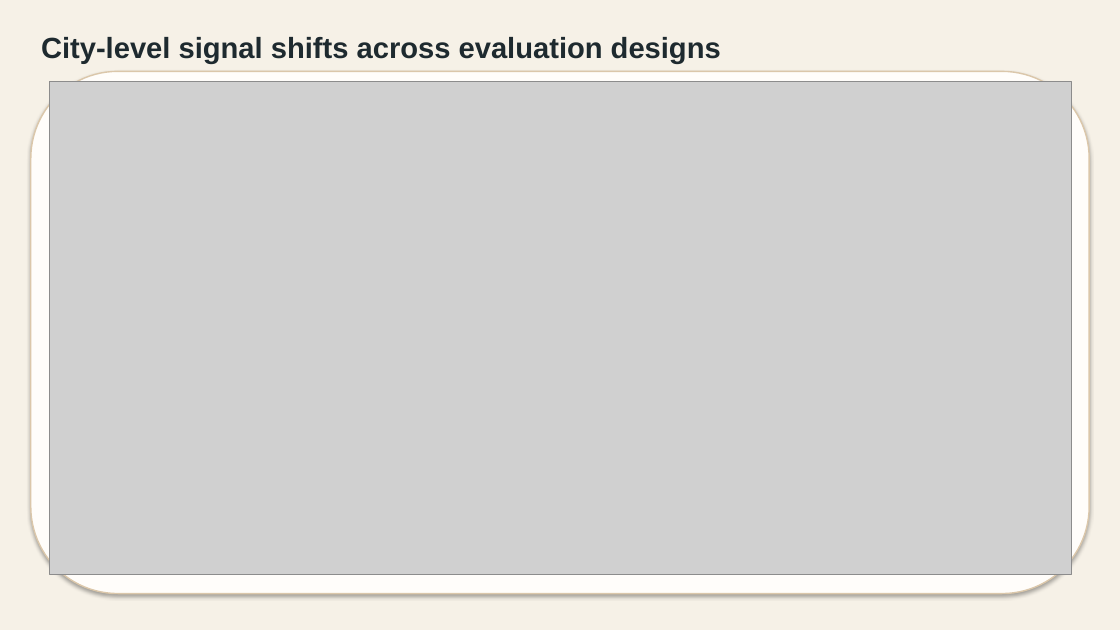
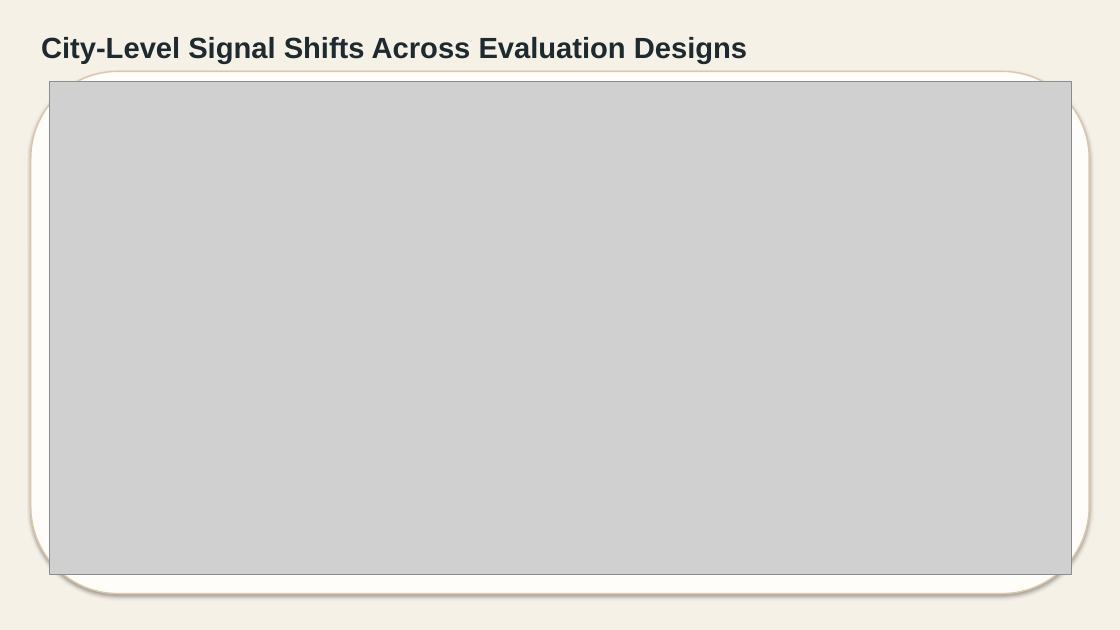
Before and after one commit to goldember12-alt/urban-heat-mapping-dataset, a slide deck: slide 5 of docs/presentation_2026/urban_heat_transfer_presentation_content_revision.pptx. Drawn at 1120x630 pixels with LibreOffice and Linux fonts; fonts in the diff are those of the drawing; grey boxes stand for pictures. Boxes give left, top, right and bottom in pixels: in the first picture for what was removed or moved away, otherwise in the second. Text is boxed around its words. In the diff, an @@ line names an element or a change of style, - is before the commit and + after.

```diff
--- a/docs/presentation_2026/urban_heat_transfer_presentation_content_revision.pptx
+++ b/docs/presentation_2026/urban_heat_transfer_presentation_content_revision.pptx
@@ text at <box>41,37,747,64</box>: text changed @@
-City-level signal shifts across evaluation designs
+City-Level Signal Shifts Across Evaluation Designs
```
Also in this commit, not shown: 4 other slides changed, 12 other files.
